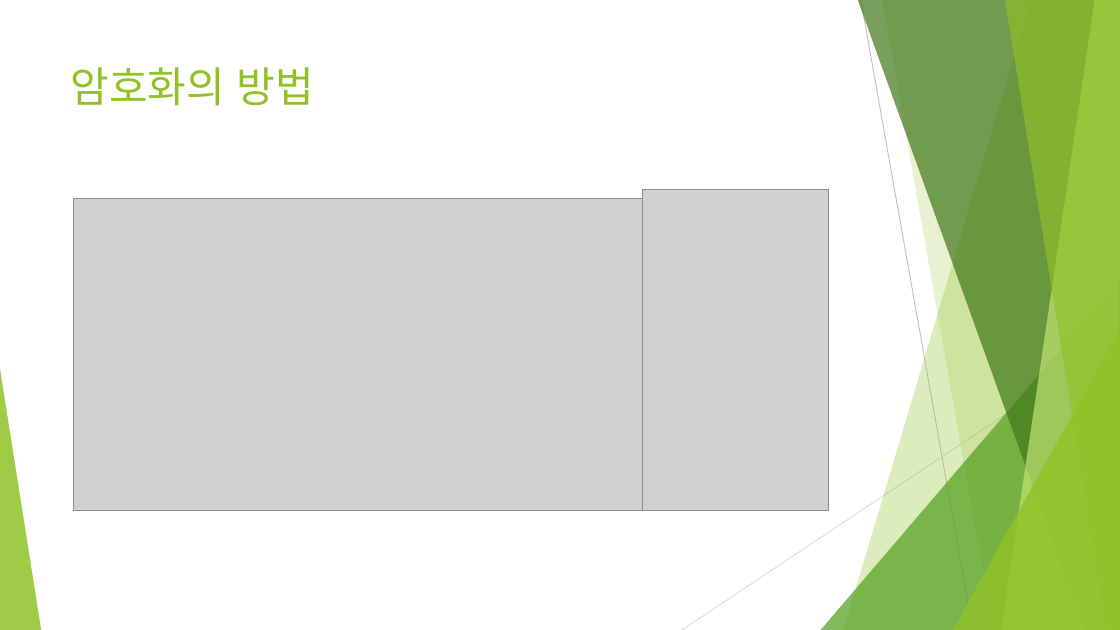
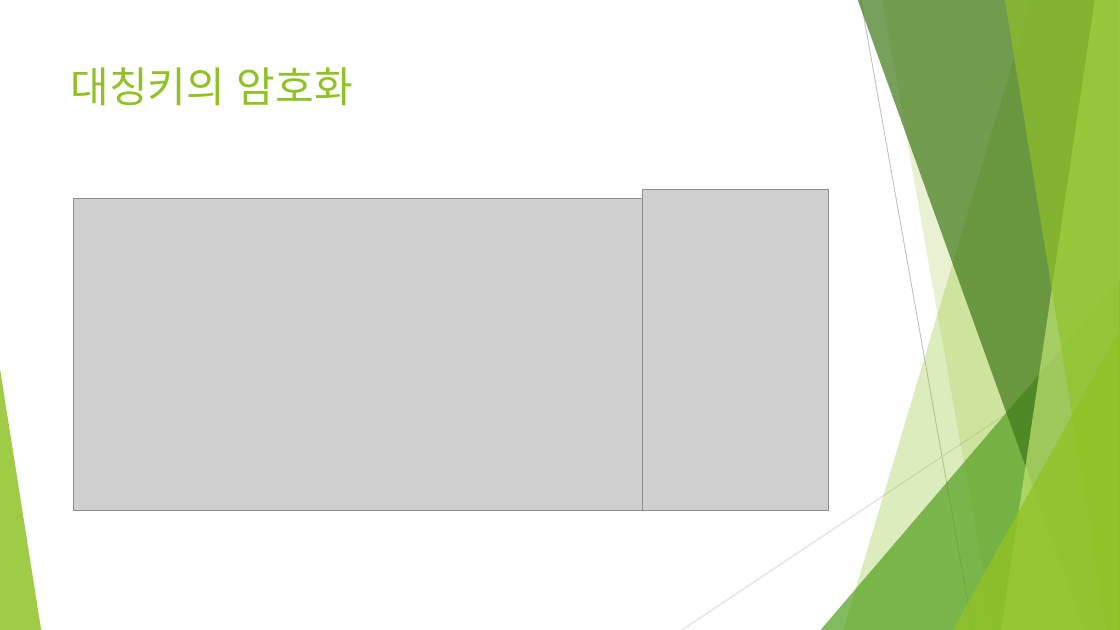
Before and after one commit to gurdl0525/TIL, a slide deck: slide 13 of 발표/발표.pptx. Drawn at 1120x630 pixels with LibreOffice and Linux fonts; fonts in the diff are those of the drawing; grey boxes stand for pictures. Boxes give left, top, right and bottom in pixels: in the first picture for what was removed or moved away, otherwise in the second. Text is boxed around its words. In the diff, an @@ line names an element or a change of style, - is before the commit and + after.

```diff
--- a/발표/발표.pptx
+++ b/발표/발표.pptx
@@ title at [71, 67, 353, 106]: text changed @@
-암호화의 방법
+대칭키의 암호화
```
Also in this commit, not shown: 1 other slide changed.
